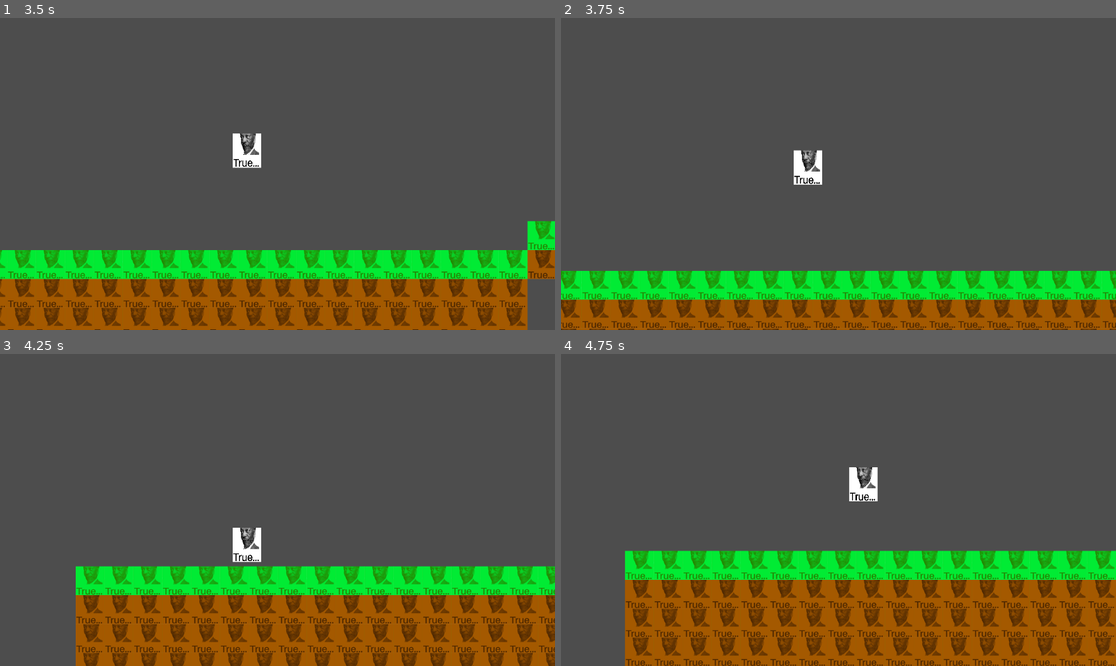
Above: before the commit, frames 1-4 (two rows, left to right).
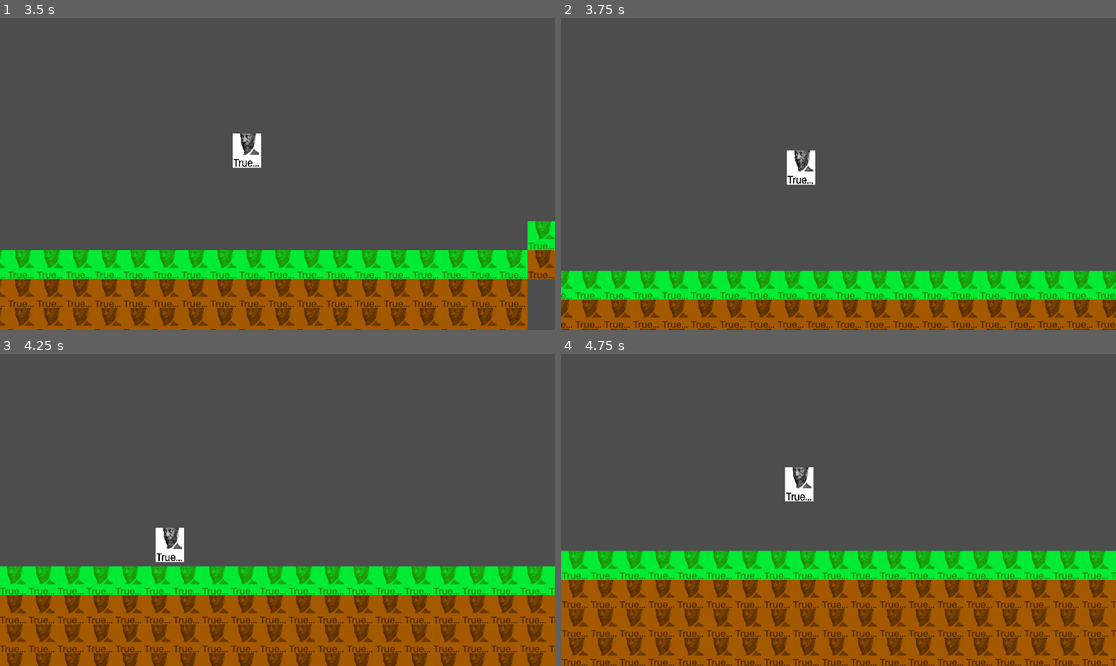
Above: after the commit, the same moments.

Repository: mqcute/True...
Game: Godot game, scene res://Scenes/Game.tscn
Same seed, same stepped clock (60 frames per second), same inputs: the game is played once before the commit and once after it.
Inputs:
- Up to frame 1 (3.5 s): hold Right (ui_right) 0.53-2.03 s; tap Space (jump) at 0.77, 1.52, 3.02 s; hold Left (ui_left) from 2.03 s (still down)
- Up to frame 2 (3.75 s): keep holding Left (ui_left)
- Up to frame 3 (4.25 s): keep holding Left (ui_left); tap Space (jump) at 3.77 s
- Up to frame 4 (4.75 s): release Left (ui_left) at 4.28 s; hold Right (ui_right) from 4.28 s (still down); tap Space (jump) at 4.52 s

Frame 1 is identical in both runs. In frame 2, 9.3% of the frame differs, in the area x 0-100%, y 42-100%; in frame 3, 21%, in the area x 0-100%, y 55-100%; in frame 4, 19%.

Commit message:
added killzone, camera limits, left world boundary, and bottom world kill area thing

Diff:
--- a/Scenes/Game.tscn
+++ b/Scenes/Game.tscn
@@ -7,6 +7,7 @@
 [ext_resource type="Script" uid="uid://ddi10jpfgfnhj" path="res://Scripts/platform.gd" id="4_7lihs"]
 [ext_resource type="Texture2D" uid="uid://breujy4vg1umt" path="res://Assets/heaven.jpg" id="5_b2bpf"]
 [ext_resource type="PackedScene" uid="uid://s3l1vj2ubr5p" path="res://Scenes/coin.tscn" id="7_fgofq"]
+[ext_resource type="PackedScene" uid="uid://2gwvlhdnjgnu" path="res://Scenes/killzone.tscn" id="8_2irst"]
 
 [sub_resource type="TileSetAtlasSource" id="TileSetAtlasSource_kldst"]
 texture = ExtResource("3_j5yw3")
@@ -63,6 +64,11 @@
 [sub_resource type="RectangleShape2D" id="RectangleShape2D_fgofq"]
 size = Vector2(178, 68.4375)
 
+[sub_resource type="WorldBoundaryShape2D" id="WorldBoundaryShape2D_fgofq"]
+normal = Vector2(1, 0)
+
+[sub_resource type="WorldBoundaryShape2D" id="WorldBoundaryShape2D_bf53h"]
+
 [node name="Game" type="Node2D" unique_id=1714245053]
 
 [node name="Layer0" type="TileMapLayer" parent="." unique_id=1012338221]
@@ -76,18 +82,19 @@
 scale = Vector2(3.2375808, 1.7178218)
 texture = ExtResource("5_b2bpf")
 
-[node name="platform" parent="." unique_id=1036846882 instance=ExtResource("3_kldst")]
+[node name="Platform" parent="." unique_id=1036846882 instance=ExtResource("3_kldst")]
 position = Vector2(2081, -359)
 script = ExtResource("4_7lihs")
 
-[node name="AnimationPlayer" type="AnimationPlayer" parent="platform" unique_id=2140961074]
+[node name="AnimationPlayer" type="AnimationPlayer" parent="Platform" unique_id=2140961074]
 libraries/ = SubResource("AnimationLibrary_2irst")
 playback_auto_capture_transition_type = 4
 playback_auto_capture_ease_type = 2
 
-[node name="Area2D" type="Area2D" parent="platform" unique_id=1953545000]
+[node name="Area2D" type="Area2D" parent="Platform" unique_id=1953545000]
+collision_mask = 2
 
-[node name="CollisionShape2D" type="CollisionShape2D" parent="platform/Area2D" unique_id=59985270]
+[node name="CollisionShape2D" type="CollisionShape2D" parent="Platform/Area2D" unique_id=59985270]
 position = Vector2(0, -66)
 shape = SubResource("RectangleShape2D_fgofq")
 
@@ -98,6 +105,9 @@
 
 [node name="Camera2D" type="Camera2D" parent="Player" unique_id=386867157]
 process_callback = 0
+limit_left = -600
+limit_bottom = 650
+limit_smoothed = true
 position_smoothing_enabled = true
 position_smoothing_speed = 5.05
 
@@ -146,10 +156,22 @@
 position = Vector2(2077, -428)
 
 [node name="coin16" parent="Coins" unique_id=1844209456 instance=ExtResource("7_fgofq")]
-position = Vector2(2083, -1792)
+position = Vector2(2085, -1876)
 
 [node name="coin9" parent="Coins" unique_id=1545866574 instance=ExtResource("7_fgofq")]
 position = Vector2(1796, 324)
 
-[connection signal="body_entered" from="platform/Area2D" to="platform" method="_on_area_2d_body_entered"]
-[connection signal="body_exited" from="platform/Area2D" to="platform" method="_on_area_2d_body_exited"]
+[node name="StaticBody2D" type="StaticBody2D" parent="." unique_id=952855617]
+position = Vector2(-600, 0)
+
+[node name="CollisionShape2D" type="CollisionShape2D" parent="StaticBody2D" unique_id=2068533333]
+shape = SubResource("WorldBoundaryShape2D_fgofq")
+
+[node name="Killzone" parent="." unique_id=680172518 instance=ExtResource("8_2irst")]
+position = Vector2(0, 650)
+
+[node name="CollisionShape2D" type="CollisionShape2D" parent="Killzone" unique_id=1693629776]
+shape = SubResource("WorldBoundaryShape2D_bf53h")
+
+[connection signal="body_entered" from="Platform/Area2D" to="Platform" method="_on_area_2d_body_entered"]
+[connection signal="body_exited" from="Platform/Area2D" to="Platform" method="_on_area_2d_body_exited"]
--- a/Scenes/coin.tscn
+++ b/Scenes/coin.tscn
@@ -85,7 +85,7 @@
 radius = 23.0
 height = 60.0
 
-[node name="coin" type="Area2D" unique_id=1538402616]
+[node name="Coin" type="Area2D" unique_id=1538402616]
 collision_mask = 2
 script = ExtResource("1_jgi06")
 
--- /dev/null
+++ b/Scenes/killzone.gd
@@ -0,0 +1,10 @@
+extends Area2D
+
+@onready var timer: Timer = $Timer
+
+func _on_body_entered(_body: Node2D) -> void:
+	print("died")
+	timer.start()
+
+func _on_timer_timeout() -> void:
+	get_tree().reload_current_scene()
--- /dev/null
+++ b/Scenes/killzone.tscn
@@ -0,0 +1,13 @@
+[gd_scene format=3 uid="uid://2gwvlhdnjgnu"]
+
+[ext_resource type="Script" uid="uid://5kang26nteo6" path="res://Scenes/killzone.gd" id="1_jvagm"]
+
+[node name="Killzone" type="Area2D" unique_id=680172518]
+collision_mask = 2
+script = ExtResource("1_jvagm")
+
+[node name="Timer" type="Timer" parent="." unique_id=947311303]
+one_shot = true
+
+[connection signal="body_entered" from="." to="." method="_on_body_entered"]
+[connection signal="timeout" from="Timer" to="." method="_on_timer_timeout"]
--- a/Scenes/platform.tscn
+++ b/Scenes/platform.tscn
@@ -5,7 +5,7 @@
 [sub_resource type="RectangleShape2D" id="RectangleShape2D_s8bxr"]
 size = Vector2(178, 60)
 
-[node name="platform" type="AnimatableBody2D" unique_id=1036846882]
+[node name="Platform" type="AnimatableBody2D" unique_id=1036846882]
 
 [node name="Sprite2D" type="Sprite2D" parent="." unique_id=1109878200]
 scale = Vector2(0.048, 0.016)
--- a/Scripts/player.gd
+++ b/Scripts/player.gd
@@ -4,7 +4,8 @@
 const SPEED = 350.0
 const JUMP_VELOCITY = -600.0
 
-var ORIGINAL_SCALE = $Sprite2D.scale
+@onready var sprite_2d: Sprite2D = $Sprite2D
+@onready var ORIGINAL_SCALE = sprite_2d.scale
 
 func _physics_process(delta: float) -> void:
 	# Add the gravity.
@@ -28,11 +29,11 @@
 #animations
 func _process(_delta: float) -> void:
 	if Input.get_axis("ui_left", "ui_right") and is_on_floor(): # walking
-		$Sprite2D.rotation_degrees = 10 if sin(Time.get_ticks_msec() * 2 * get_process_delta_time())/3 > 0 else -10
-		$Sprite2D.scale = Vector2(ORIGINAL_SCALE)
+		sprite_2d.rotation_degrees = 10 if sin(Time.get_ticks_msec() * 2 * get_process_delta_time())/3 > 0 else -10
+		sprite_2d.scale = Vector2(ORIGINAL_SCALE)
 	elif !is_on_floor(): # air
-		$Sprite2D.rotation = 0
-		$Sprite2D.scale = Vector2(ORIGINAL_SCALE.x,ORIGINAL_SCALE.y * 1.2)
+		sprite_2d.rotation = 0
+		sprite_2d.scale = Vector2(ORIGINAL_SCALE.x,ORIGINAL_SCALE.y * 1.2)
 	else: # idle
-		$Sprite2D.rotation = 0
-		$Sprite2D.scale = Vector2(ORIGINAL_SCALE)
+		sprite_2d.rotation = 0
+		sprite_2d.scale = Vector2(ORIGINAL_SCALE)
Not shown, added: Scenes/killzone.gd.uid
